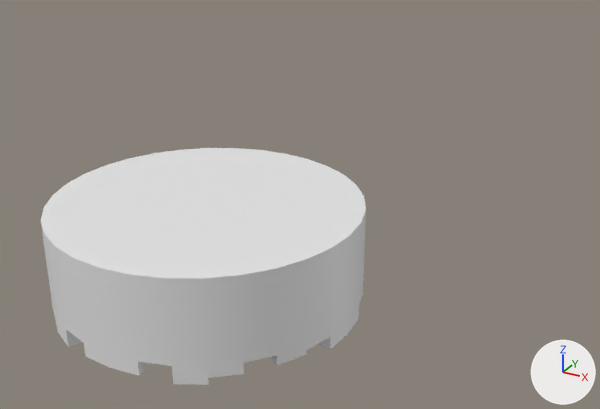
The Blender file Assets/Blender Files/Blend Files/Colliseum.blend as it was, and as the next commit left it.
One viewpoint serves both versions: a 50 mm lens placed at (2.83, -3.92, 2.39), pointed at (-0.42, 1.99, -0.57). Every picture has the same lights, and +X, +Y and +Z are marked at lower right.
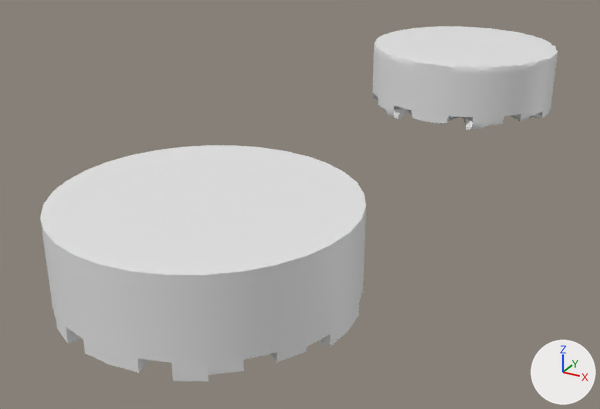
The change, as a list of edits to the scene's bpy script:
```text
Change me_cylinder_001:
    used by ob_cylinder; location = (0.0, 0.0, 0.0); scale = (1.0, 1.0, 0.5)
    remove me_cylinder_001.from_pydata(...)  # 482 vertices, 496 faces; spans x -1.0..1.0, y -1.0..1.0, z -0.73..0.61
    add me_cylinder_001.from_pydata(...)  # 482 vertices, 496 faces; spans x -100.0..100.0, y -32.33..34.54, z -99.98..100.02
    me_cylinder_001 part 1: 482 of 482 vertices moved; they spanned x -1.0..1.0, y -1.0..1.0, z -0.73..0.61 and now span x -100.0..100.0, y -32.33..34.54, z -99.98..100.02; mean shift (0.0, 0.0, 0.04); largest move (0.38, 0.92, -0.72) -> (38.27, 33.99, 92.41)
Add me_cylinder_002:
    me_cylinder_002.from_pydata(...)  # 2342 vertices, 2340 faces; spans x -1.0..1.0, y -0.99..1.0, z -0.35..0.32
    me_cylinder_002.polygons.foreach_set('use_smooth', [True] * 2340)
Change ob_cylinder:
    ob_cylinder.rotation_euler: (0.0, 0.0, 0.0) -> (-1.571, 0.0, 0.0)  # degrees (0, 0, 0) -> degrees (-90, 0, 0)
    ob_cylinder.scale: (1.0, 1.0, 0.5) -> (0.01, 0.01, 0.01)
Add ob_coliseum_001:
    ob_coliseum_001 = bpy.data.objects.new('Coliseum.001', me_cylinder_002)
    ob_coliseum_001.location = (0.0, 4.999, -0.014)
```

Location of each change, [x1, y1, x2, y2] in pixels of the pictures (600 x 409 px):
'Cylinder', reshaped, turned, rescaled: before [41, 148, 366, 385]; after [40, 145, 366, 381]
'Coliseum.001', added: after [372, 26, 558, 130]
